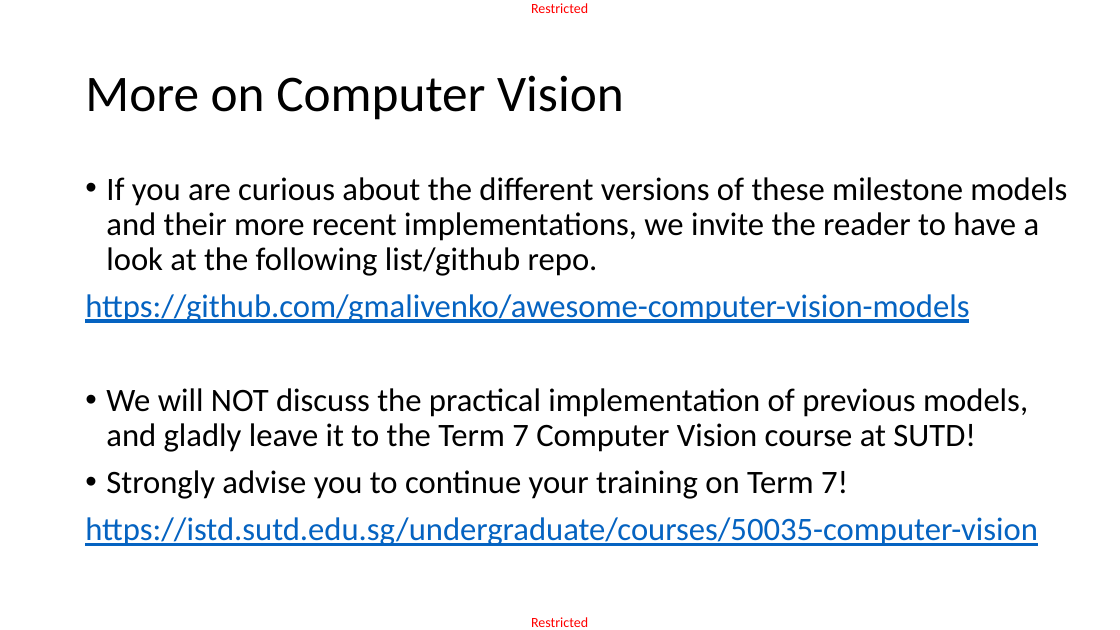
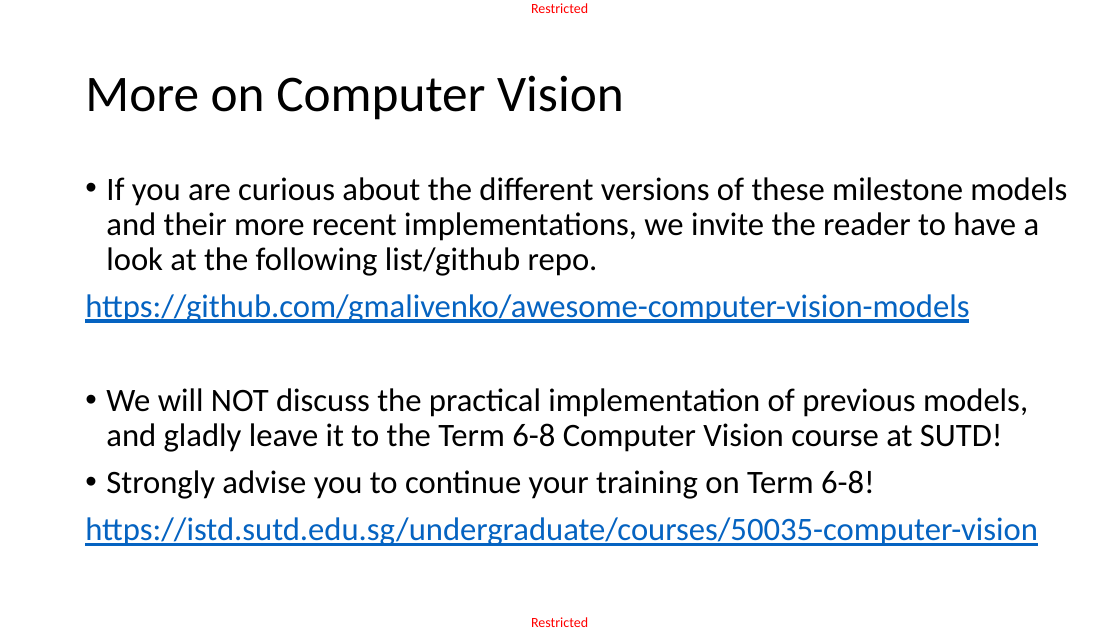
Before and after one commit to matthieudemari/SUTD_DL_50_039, a slide deck: slide 49 of W4/3. W4S3 final/W4S3.pptx (slide 45 before the commit). Drawn at 1120x630 pixels with LibreOffice and Linux fonts; fonts in the diff are those of the drawing. Boxes give left, top, right and bottom in pixels: in the first picture for what was removed or moved away, otherwise in the second. Text is boxed around its words. In the diff, an @@ line names an element or a change of style, - is before the commit and + after.

```diff
--- a/W4/3. W4S3 final/W4S3.pptx
+++ b/W4/3. W4S3 final/W4S3.pptx
@@ text at [106,388,1028,499]: text changed @@
-• We will NOT discuss the practical implementation of previous models, and gladly leave it to the Term 7 Computer Vision course at SUTD!
-• Strongly advise you to continue your training on Term 7!
+• We will NOT discuss the practical implementation of previous models, and gladly leave it to the Term 6-8 Computer Vision course at SUTD!
+• Strongly advise you to continue your training on Term 6-8!
```
Also in this commit, not shown: 2 other slides changed, 4 slides added, 52 other files.
